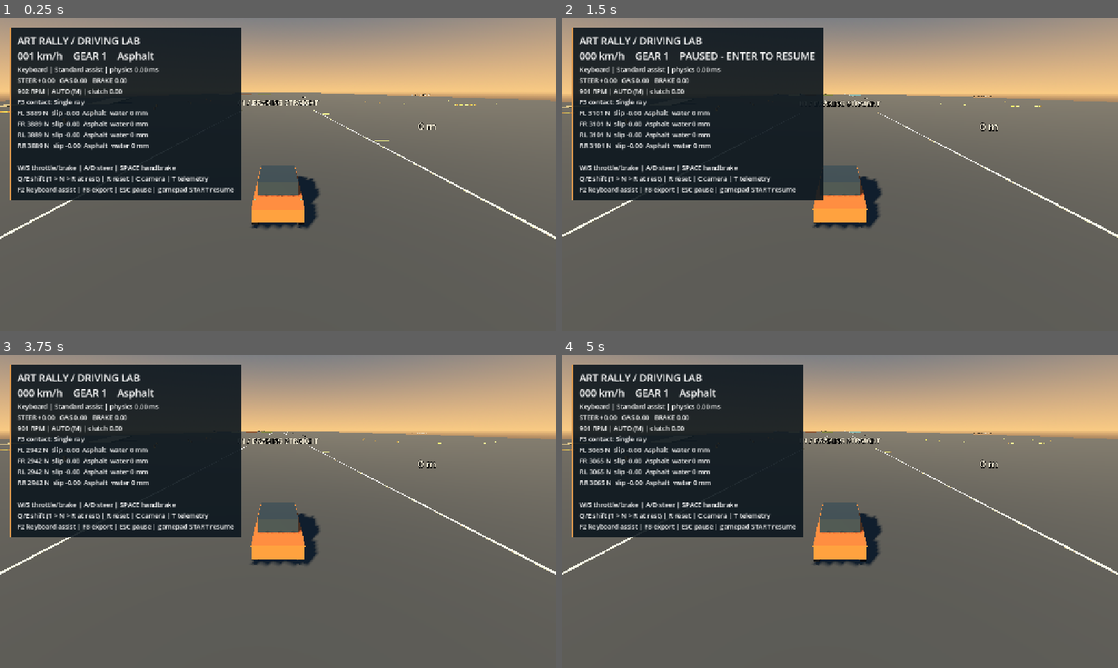
Above: before the commit, frames 1-4 (two rows, left to right).
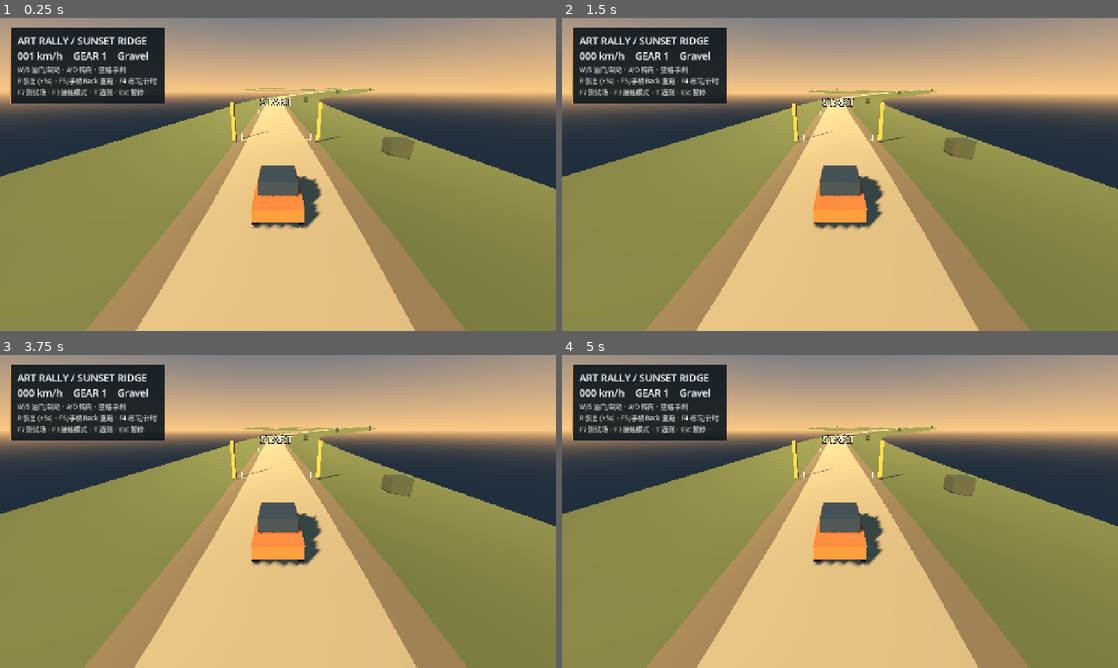
Above: after the commit, the same moments.

Repository: YicongCao/Art-Rally
Game: Godot game, scene res://scenes/stages/sunset_ridge.tscn
Two runs of this game, one before a commit and one after it. Both use one fixed random seed, a clock stepped at 60 frames per second and the inputs below. Before the commit the project starts from res://scenes/dev/driving_lab.tscn.
Inputs (mouse positions are in pixels of both pictures, inside the frame that each line leads up to):
- Up to frame 1 (0.25 s): no input
- Up to frame 2 (1.5 s): tap Enter at 0.5 s; move the mouse to (962, 158) at 0.52 s; hold D (steer_right) 0.53-1.25 s; tap W (throttle) at 0.6 s; click (962, 158) at 0.67 s; tap R (reset_vehicle) at 1.25 s; drag from (728, 190) to (812, 237) at 1.27 s
- Up to frame 3 (3.75 s): tap R (reset_vehicle) at 2, 2.75, 3.5 s; move the mouse to (333, 442) at 2.02 s; hold D (steer_right) 2.03-2.75 s; tap W (throttle) at 2.1 s; drag from (250, 574) to (111, 464) at 2.77 s; move the mouse to (444, 558) at 3.52 s; hold A (steer_left) from 3.53 s (still down); tap Enter at 3.6 s
- Up to frame 4 (5 s): tap W (throttle) at 3.8 s; release A (steer_left) at 4.25 s; drag from (673, 464) to (756, 433) at 4.27 s

The runs differ from the first frame. In frame 1, 77% of the frame differs, in the area x 0-100%, y 3-100%; in frame 2, 77%; in frame 3, 77%; in frame 4, 77%.

Commit message:
feat(m4): ship playable timed stage with Chinese pacenotes and full-run validation

Diff:
--- a/project.godot
+++ b/project.godot
@@ -11,7 +11,7 @@
 [application]
 
 config/name="Art Rally"
-run/main_scene="res://scenes/dev/driving_lab.tscn"
+run/main_scene="res://scenes/stages/sunset_ridge.tscn"
 config/features=PackedStringArray("4.7", "Forward Plus")
 
 [display]
--- /dev/null
+++ b/scenes/stages/sunset_ridge.tscn
@@ -0,0 +1,43 @@
+[gd_scene load_steps=6 format=3]
+
+[ext_resource type="Script" path="res://scripts/stage/stage_generator.gd" id="1"]
+[ext_resource type="Script" path="res://scripts/stage/stage_play.gd" id="2"]
+
+[sub_resource type="ProceduralSkyMaterial" id="SkyMaterial"]
+sky_top_color = Color(0.16, 0.28, 0.4, 1)
+sky_horizon_color = Color(0.94, 0.66, 0.4, 1)
+ground_bottom_color = Color(0.12, 0.16, 0.2, 1)
+ground_horizon_color = Color(0.94, 0.66, 0.4, 1)
+
+[sub_resource type="Sky" id="Sky"]
+sky_material = SubResource("SkyMaterial")
+
+[sub_resource type="Environment" id="Environment"]
+background_mode = 2
+sky = SubResource("Sky")
+ambient_light_source = 3
+ambient_light_color = Color(0.75, 0.82, 0.92, 1)
+ambient_light_energy = 0.65
+tonemap_mode = 2
+
+[node name="SunsetRidge" type="Node3D"]
+script = ExtResource("2")
+
+[node name="Stage" type="Node3D" parent="."]
+script = ExtResource("1")
+
+[node name="WorldEnvironment" type="WorldEnvironment" parent="."]
+environment = SubResource("Environment")
+
+[node name="Sun" type="DirectionalLight3D" parent="."]
+rotation_degrees = Vector3(-28, -32, 0)
+light_color = Color(1, 0.79, 0.57, 1)
+light_energy = 1.4
+shadow_enabled = true
+directional_shadow_max_distance = 180.0
+
+[node name="Camera" type="Camera3D" parent="."]
+position = Vector3(25, 30, 48)
+rotation_degrees = Vector3(-28, 15, 0)
+current = true
+far = 1400.0
--- a/scripts/dev/driving_lab.gd
+++ b/scripts/dev/driving_lab.gd
@@ -21,13 +21,13 @@
 	vehicle = RallyVehicle.new()
 	vehicle.config = vehicle.config.duplicate()
 	vehicle.name = "Vehicle"
-	vehicle.position = TestGround.SPAWN
+	vehicle.transform = _spawn_pose()
 	vehicle.process_mode = Node.PROCESS_MODE_PAUSABLE
 	add_child(vehicle)
 	vehicle.reset_completed.connect(func(): camera_snap = true)
 	controls = RallyInputController.new()
 	add_child(controls)
-	vehicle.command_source = controls.sample
+	vehicle.command_source = _driver_command
 	controls.pause_requested.connect(_toggle_pause)
 	controls.safety_pause_requested.connect(_safety_pause)
 	controls.reset_requested.connect(_reset)
@@ -38,6 +38,7 @@
 	controls.transmission_requested.connect(func(): vehicle.drivetrain.automatic = not vehicle.drivetrain.automatic)
 	controls.contact_requested.connect(func(): vehicle.config.contact_envelope = not vehicle.config.contact_envelope)
 	camera = $Camera
+	camera.physics_interpolation_mode = Node.PHYSICS_INTERPOLATION_MODE_OFF
 	_build_hud()
 	debug_visual = MeshInstance3D.new()
 	debug_visual.mesh = debug_mesh
@@ -46,6 +47,21 @@
 	material.vertex_color_use_as_albedo = true
 	debug_visual.material_override = material
 	add_child(debug_visual)
+	controls.stage_requested.connect(func(): _switch_scene("res://scenes/stages/sunset_ridge.tscn"))
+	controls.lab_requested.connect(func(): _switch_scene("res://scenes/dev/driving_lab.tscn"))
+
+
+func _spawn_pose() -> Transform3D:
+	return Transform3D(Basis.IDENTITY, TestGround.SPAWN)
+
+
+func _driver_command(speed: float, dt: float) -> DriverCommand:
+	return controls.sample(speed, dt)
+
+
+func _switch_scene(path: String) -> void:
+	get_tree().paused = false
+	get_tree().change_scene_to_file.call_deferred(path)
 
 
 func _build_hud() -> void:
@@ -152,7 +168,7 @@
 
 func _reset() -> void:
 	controls.clear()
-	vehicle.request_reset(Transform3D(Basis.IDENTITY, TestGround.SPAWN))
+	vehicle.request_reset(_spawn_pose())
 	camera_snap = true
 
 
--- a/scripts/input/input_controller.gd
+++ b/scripts/input/input_controller.gd
@@ -10,6 +10,10 @@
 signal profile_requested
 signal export_requested
 signal contact_requested
+signal restart_requested
+signal mode_requested
+signal stage_requested
+signal lab_requested
 
 var filter := DriverInputFilter.new()
 var active_device: int = -1
@@ -70,6 +74,13 @@
 		if event.pressed and code in [KEY_ESCAPE, KEY_ENTER]:
 			pause_requested.emit()
 			return
+		if event.pressed and code in [KEY_F4, KEY_F5, KEY_F6, KEY_F7]:
+			match code:
+				KEY_F4: mode_requested.emit()
+				KEY_F5: restart_requested.emit()
+				KEY_F6: stage_requested.emit()
+				KEY_F7: lab_requested.emit()
+			return
 		if blocked:
 			return
 		if code not in [KEY_W, KEY_S, KEY_A, KEY_D, KEY_SPACE, KEY_Q, KEY_E, KEY_R, KEY_C, KEY_T, KEY_M, KEY_F2, KEY_F3, KEY_F8]:
@@ -100,6 +111,9 @@
 	elif event is InputEventJoypadButton:
 		if event.button_index == JOY_BUTTON_START and event.pressed:
 			pause_requested.emit()
+			return
+		if event.button_index == JOY_BUTTON_BACK and event.pressed:
+			restart_requested.emit()
 			return
 		if blocked:
 			return
--- /dev/null
+++ b/scripts/stage/stage_play.gd
@@ -0,0 +1,127 @@
+extends "res://scripts/dev/driving_lab.gd"
+
+const NOTE_TEXT := {
+	"LEFT_MEDIUM": "左弯 3", "RIGHT_MEDIUM": "右弯 3",
+	"LEFT_TIGHT": "左急弯 / 减速", "RIGHT_TIGHT": "右急弯 / 减速",
+	"MUD_NARROW": "泥地 · 路面收窄", "WATER": "前方积水 · 减速直行",
+	"ASPHALT": "进入柏油", "GRAVEL": "进入砂石", "CREST_JUMP": "坡顶跳跃 · 保持直线",
+	"FINISH": "终点 · 通过后减速",
+}
+
+var generator: RallyStageGenerator
+var session := RallyStageSession.new()
+var stage_hud: Label
+var checkpoint_visual: MeshInstance3D
+var respawn_wait: bool = false
+
+
+func _ready() -> void:
+	generator = $Stage
+	session.setup(generator.route)
+	super._ready()
+	vehicle.config.contact_envelope = true
+	telemetry_visible = false
+	controls.restart_requested.connect(_restart)
+	controls.mode_requested.connect(_toggle_mode)
+	vehicle.reset_completed.connect(func(): respawn_wait = false)
+	var layer := CanvasLayer.new()
+	add_child(layer)
+	var panel := PanelContainer.new()
+	panel.set_anchors_and_offsets_preset(Control.PRESET_TOP_RIGHT)
+	panel.position = Vector2(785, 22)
+	panel.custom_minimum_size = Vector2(460, 180)
+	var style := StyleBoxFlat.new()
+	style.bg_color = Color(0.07, 0.10, 0.08, 0.93)
+	style.content_margin_left = 18
+	style.content_margin_right = 18
+	style.content_margin_top = 14
+	style.content_margin_bottom = 14
+	panel.add_theme_stylebox_override("panel", style)
+	layer.add_child(panel)
+	stage_hud = Label.new()
+	stage_hud.add_theme_font_size_override("font_size", 22)
+	var font := SystemFont.new()
+	font.font_names = PackedStringArray(["PingFang SC", "Noto Sans CJK SC"])
+	stage_hud.add_theme_font_override("font", font)
+	panel.add_child(stage_hud)
+	notice.text = "W/S 油门/制动 · A/D 转向 · 空格 手刹\nR 恢复 (+5s) · F5/手柄 Back 重跑 · F4 练习/计时\nF7 测试场 · F3 接触模式 · T 遥测 · Esc 暂停"
+	notice.add_theme_font_override("font", font)
+	checkpoint_visual = MeshInstance3D.new()
+	var mesh := BoxMesh.new()
+	mesh.size = Vector3(6.6, 0.025, 0.18)
+	var material := StandardMaterial3D.new()
+	material.albedo_color = Color("e9bf64")
+	material.shading_mode = BaseMaterial3D.SHADING_MODE_UNSHADED
+	mesh.material = material
+	checkpoint_visual.mesh = mesh
+	add_child(checkpoint_visual)
+
+
+func _spawn_pose() -> Transform3D:
+	return generator.route.pose_at(8)
+
+
+func _driver_command(speed: float, dt: float) -> DriverCommand:
+	if not session.accepts_input() or respawn_wait:
+		var held := DriverCommand.new()
+		held.brake = 1
+		return held
+	return controls.sample(speed, dt)
+
+
+func _physics_process(dt: float) -> void:
+	if get_tree().paused: return
+	recorder.capture(vehicle)
+	if respawn_wait: return
+	session.step(vehicle.position, vehicle.linear_velocity.length(), dt)
+	if vehicle.position.y < generator.route.position_at(session.progress).y - 12 or float(session.projection.get("distance", 0)) > 35:
+		_reset()
+
+
+func _process(dt: float) -> void:
+	super._process(dt)
+	if stage_hud == null: return
+	var state := "练习" if session.practice else "计时"
+	if session.phase == RallyStageSession.Phase.COUNTDOWN: state = "准备发车 %d" % ceili(session.countdown)
+	elif session.phase == RallyStageSession.Phase.ARMED: state = "出发！穿过起点开始计时"
+	elif session.phase == RallyStageSession.Phase.FINISHED: state = "完赛！F5 重跑"
+	if get_tree().paused: state = "已暂停 · Enter / Start 继续"
+	stage_hud.text = "夕照松岭 / SUNSET RIDGE\n%s\n时间 %s  罚时 +%.0fs\n进度 %d / %d m   检查点 %d/%d\n" % [state, _format_time(session.total_time()), session.penalty, session.progress, generator.route.length - 30, session.next_gate, session.gates.size()]
+	if session.note_remaining > 0:
+		stage_hud.text += "%s · %d m" % [NOTE_TEXT.get(session.current_note, session.current_note), maxf(0, session.note_s - session.progress)]
+	elif session.phase == RallyStageSession.Phase.RUNNING:
+		stage_hud.text += "下一检查点 %d m" % maxf(0, session.gates[session.next_gate] - session.progress)
+	if session.phase == RallyStageSession.Phase.RUNNING and float(session.projection.get("s", 0)) > session.gates[session.next_gate] + 10:
+		stage_hud.text += "\n漏过检查点 · R 恢复后重过"
+	elif vehicle.linear_velocity.dot(generator.route.tangent_at(session.progress)) < -2:
+		stage_hud.text += "\n当前逆行 · 请掉头"
+	checkpoint_visual.visible = session.next_gate < session.gates.size()
+	if checkpoint_visual.visible:
+		checkpoint_visual.transform = generator.route.pose_at(session.gates[session.next_gate], 0.025)
+	readout.text = "ART RALLY / SUNSET RIDGE\n%03d km/h    GEAR %s    %s" % [vehicle.linear_velocity.length() * 3.6, _gear_name(), RallySurfaceQuery.PROFILES[vehicle.wheels[0].surface.surface_id].label]
+
+
+func _format_time(seconds: float) -> String:
+	return "%02d:%05.2f" % [int(seconds) / 60, fmod(seconds, 60)]
+
+
+func _reset() -> void:
+	if respawn_wait or session.phase == RallyStageSession.Phase.FINISHED: return
+	controls.clear()
+	respawn_wait = true
+	vehicle.request_reset(session.recover())
+	camera_snap = true
+
+
+func _restart() -> void:
+	get_tree().paused = false
+	controls.resume()
+	respawn_wait = true
+	vehicle.request_reset(session.restart())
+	recorder = VehicleTelemetryRecorder.new()
+	camera_snap = true
+
+
+func _toggle_mode() -> void:
+	session.practice = not session.practice
+	_restart()
--- a/scripts/stage/stage_route.gd
+++ b/scripts/stage/stage_route.gd
@@ -99,6 +99,8 @@
 			notes.append({"s": distances[i], "code": direction + "_" + severity})
 			last_turn = distances[i]
 	for note: Dictionary in [{"s": 1150.0, "code": "MUD_NARROW"}, {"s": 1270.0, "code": "WATER"}, {"s": 1480.0, "code": "WATER"}, {"s": 1650.0, "code": "ASPHALT"}, {"s": 2100.0, "code": "GRAVEL"}, {"s": 2650.0, "code": "CREST_JUMP"}, {"s": length - 30.0, "code": "FINISH"}]:
+		# Keep a clear announcement window around hazards rather than overwriting them with a bend.
+		notes = notes.filter(func(turn: Dictionary) -> bool: return absf(float(turn.s) - float(note.s)) > 55)
 		notes.append(note)
 	notes.sort_custom(func(a: Dictionary, b: Dictionary) -> bool: return a.s < b.s)
 
--- /dev/null
+++ b/tests/stage_drive.gd
@@ -0,0 +1,62 @@
+extends "res://tests/test_suite.gd"
+
+var scene: Node3D
+var hint: int = 0
+var max_lateral: float = 0
+var samples := 0
+var peak_cost: int = 0
+
+
+func _run() -> void:
+	scene = load("res://scenes/stages/sunset_ridge.tscn").instantiate()
+	root.add_child(scene)
+	scene.vehicle.command_source = drive
+	var trace := FileAccess.open("res://logs/stage_drive.csv", FileAccess.WRITE)
+	trace.store_line("tick,s,lateral,speed,gate,phase")
+	for i: int in range(120 * 650):
+		await ticks(1)
+		if i % 120 == 0:
+			trace.store_line("%d,%.3f,%.3f,%.3f,%d,%d" % [i, scene.session.progress, scene.session.projection.get("lateral", 0), scene.vehicle.linear_velocity.length(), scene.session.next_gate, scene.session.phase])
+		peak_cost = maxi(peak_cost, scene.vehicle.physics_usec)
+		if scene.session.phase == RallyStageSession.Phase.FINISHED: break
+		if scene.session.reset_count > 0 or not scene.vehicle.position.is_finite(): break
+	trace.close()
+	check(scene.session.phase == RallyStageSession.Phase.FINISHED, "Physical controller drives every checkpoint from start to finish")
+	check(scene.session.reset_count == 0, "End-to-end stage needs no recovery or teleportation")
+	check(max_lateral < 2.8, "Automated shakedown remains within road width")
+	var report := {"finished": scene.session.phase == RallyStageSession.Phase.FINISHED, "elapsed": scene.session.elapsed, "max_lateral_m": max_lateral, "gates": scene.session.next_gate, "progress_m": scene.session.progress, "peak_vehicle_callback_ms": peak_cost / 1000.0}
+	var output := FileAccess.open("res://logs/stage_drive_metrics.json", FileAccess.WRITE)
+	output.store_string(JSON.stringify(report, "\t"))
+	print("STAGE DRIVE: ", report)
+	scene.queue_free()
+	await process_frame
+	finish()
+
+
+func drive(speed: float, _dt: float) -> DriverCommand:
+	var command := DriverCommand.new()
+	if not scene.session.accepts_input():
+		command.brake = 1
+		return command
+	var route: RallyStageRoute = scene.generator.route
+	var p := route.project(scene.vehicle.position, hint, 35)
+	hint = p.index
+	max_lateral = maxf(max_lateral, absf(p.lateral))
+	var lookahead := clampf(3.0 + speed * 0.55, 5, 13)
+	var target := route.position_at(p.s + lookahead)
+	var local: Vector3 = scene.vehicle.to_local(target)
+	var angle := atan2(local.x, -local.z)
+	command.steer = clampf(atan2(2.6 * 2 * sin(angle), lookahead) / 0.55, -1, 1)
+	var wanted := 15.0
+	if p.s > 1110 and p.s < 1650: wanted = 10.0
+	if absf(p.s - 2650) < 50: wanted = 10.0
+	for ahead: float in [0, 10, 25, 45]:
+		var s: float = p.s + ahead
+		var before := route.tangent_at(s)
+		var after := route.tangent_at(s + 8)
+		var curvature := before.angle_to(after) / 8.0
+		var turn_speed := sqrt(2.8 / maxf(curvature, 0.001))
+		wanted = minf(wanted, sqrt(turn_speed * turn_speed + 2.0 * 2.0 * ahead))
+	command.throttle = clampf(0.25 + (wanted - speed) * 0.22, 0, 1)
+	command.brake = clampf((speed - wanted - 0.3) * 0.22, 0, 0.7)
+	return command
--- a/tests/stage_geometry_test.gd
+++ b/tests/stage_geometry_test.gd
@@ -29,6 +29,14 @@
 	again.build(generator.definition)
 	check(again.points == route.points, "Fixed definition regenerates identical road samples")
 	check(route.notes.size() > 10, "Route includes turns and explicit surface hazard notes")
+	var recoveries_valid := true
+	for s: int in range(14, int(route.length - 60), 100):
+		var pose := route.pose_at(s)
+		for offset: Vector3 in [Vector3(-0.8, 0, -1.3), Vector3(0.8, 0, -1.3), Vector3(-0.8, 0, 1.3), Vector3(0.8, 0, 1.3)]:
+			var mount := pose * offset
+			var hit := space.intersect_ray(PhysicsRayQueryParameters3D.create(mount, mount - pose.basis.y * 1.2, 1))
+			recoveries_valid = recoveries_valid and not hit.is_empty()
+	check(recoveries_valid, "Every checkpoint recovery pose has support under all four wheels")
 	print("STAGE GEOMETRY: length=", route.length, " samples=", route.points.size(), " chunks=", generator.chunk_bodies.size())
 	generator.queue_free()
 	await process_frame
--- /dev/null
+++ b/tests/stage_play_test.gd
@@ -0,0 +1,29 @@
+extends "res://tests/test_suite.gd"
+
+
+func _run() -> void:
+	var scene: Node3D = load("res://scenes/stages/sunset_ridge.tscn").instantiate()
+	root.add_child(scene)
+	await ticks(480)
+	check(scene.session.phase == RallyStageSession.Phase.ARMED, "Playable stage completes countdown")
+	check(scene.vehicle.wheels[0].surface.surface_id == 1 and scene.vehicle.config.contact_envelope, "Stage starts on gravel with envelope contact enabled")
+	check(scene.vehicle.position.distance_to(scene.generator.route.pose_at(8).origin) < 0.3, "Brake hold keeps starting car stationary on generated slope")
+	scene.session.phase = RallyStageSession.Phase.RUNNING
+	scene.session.next_gate = 2
+	scene._reset()
+	scene._reset()
+	check(scene.session.penalty == 5, "Repeated reset events within same physics step cannot double charge")
+	await ticks(360)
+	check(scene.vehicle.position.distance_to(scene.generator.route.pose_at(114).origin) < 0.5 and not scene.respawn_wait, "Deferred recovery settles on last passed checkpoint approach")
+	scene._toggle_pause()
+	var clock: float = scene.session.elapsed
+	await ticks(120)
+	check(scene.session.elapsed == clock, "Stage clock freezes while paused")
+	scene._restart()
+	await ticks(480)
+	check(not paused and scene.session.penalty == 0 and scene.session.next_gate == 0, "Restart from pause restores clean stage")
+	scene._toggle_mode()
+	check(scene.session.practice and scene.session.phase == RallyStageSession.Phase.COUNTDOWN, "Practice toggle restarts instead of editing an active race result")
+	scene.queue_free()
+	await process_frame
+	finish()
--- a/tests/visual_capture.gd
+++ b/tests/visual_capture.gd
@@ -6,13 +6,20 @@
 
 
 func _run() -> void:
-	var scene: Node3D = load("res://scenes/dev/driving_lab.tscn").instantiate()
+	var stage := "--stage" in OS.get_cmdline_user_args()
+	var scene: Node3D = load("res://scenes/stages/sunset_ridge.tscn" if stage else "res://scenes/dev/driving_lab.tscn").instantiate()
 	root.add_child(scene)
+	var station := 8.0
+	if stage:
+		for argument: String in OS.get_cmdline_user_args():
+			if argument.begins_with("--at="): station = float(argument.trim_prefix("--at="))
+		scene.vehicle.request_reset(scene.generator.route.pose_at(station))
 	for i: int in range(120): await process_frame
 	await RenderingServer.frame_post_draw
 	var image := root.get_texture().get_image()
-	image.save_png("res://logs/driving_lab.png")
-	print("Saved logs/driving_lab.png")
+	var path := "res://logs/sunset_ridge_%d.png" % station if stage else "res://logs/driving_lab.png"
+	image.save_png(path)
+	print("Saved ", path)
 	scene.queue_free()
 	await process_frame
 	quit()
Not shown, added: scripts/stage/stage_play.gd.uid
Not shown, added: tests/stage_drive.gd.uid
Not shown, added: tests/stage_play_test.gd.uid
Not shown, changed: scripts/dev.sh
